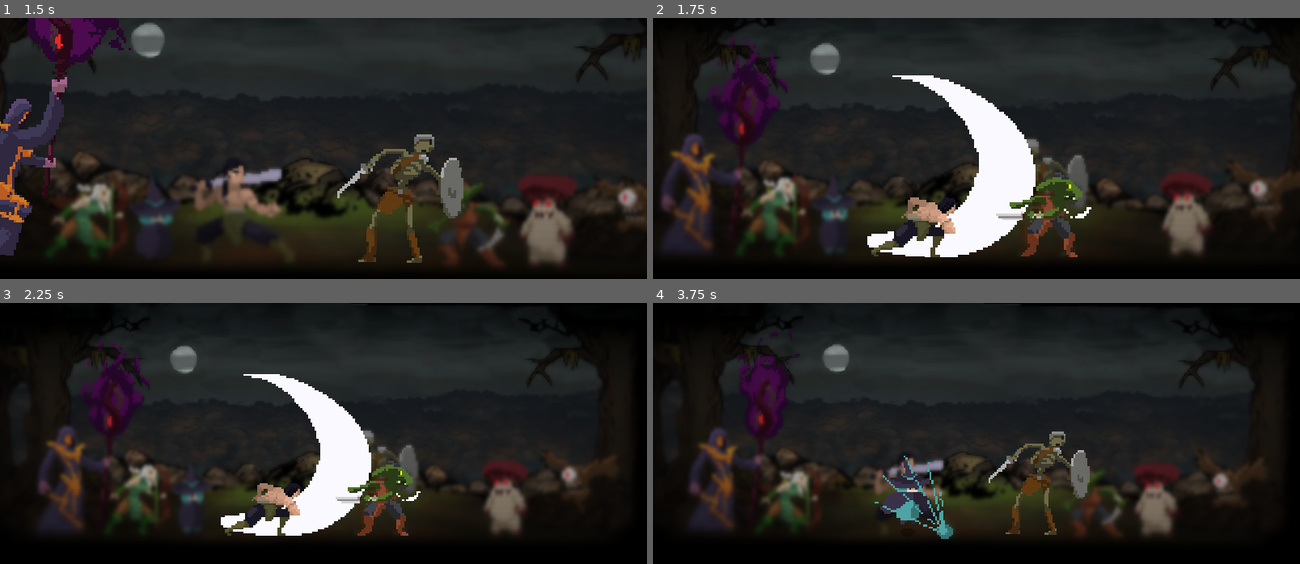
Above: before the commit, frames 1-4 (two rows, left to right).
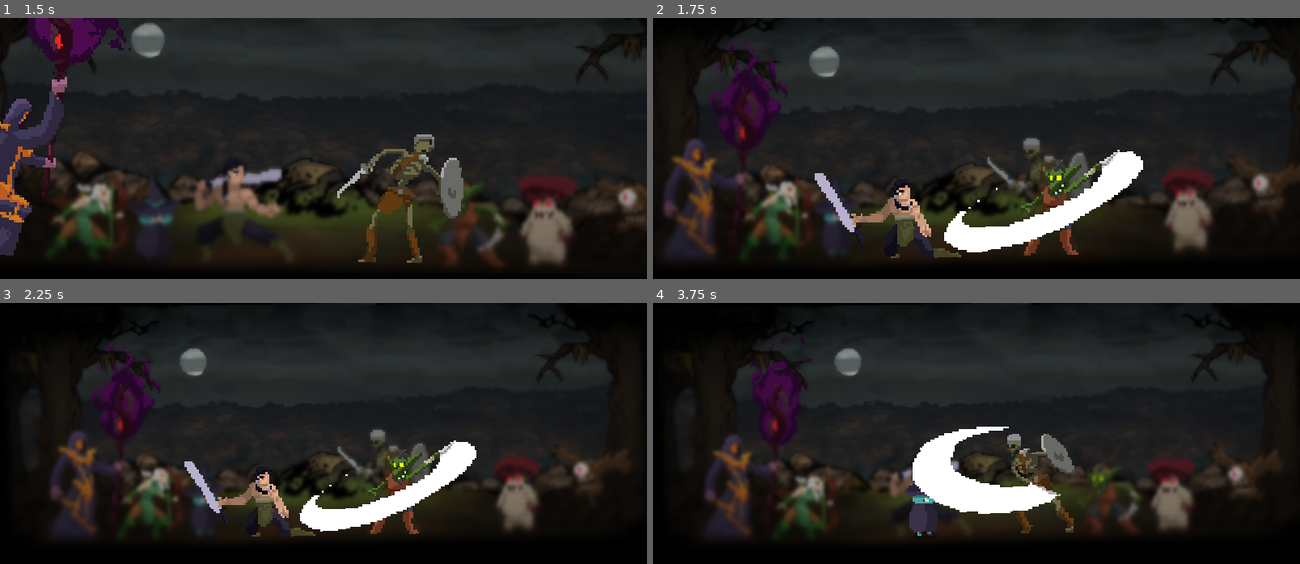
Above: after the commit, the same moments.

Repository: Jev-git/Godot-DarkestDungeon-CombatEffect
Game: Godot game, scene res://Scenes/Combat.tscn
The game is run twice, just before and just after one commit, with the same random seed, the same clock (stepped at 60 frames per second) and the same inputs.
Inputs:
- Up to frame 1 (1.5 s): tap Enter (ui_accept) at 0.5, 1.35 s; hold Enter (ui_accept) 0.53-1.28 s
- Up to frame 2 (1.75 s): tap Enter (ui_accept) at 1.52 s
- Up to frame 3 (2.25 s): tap Enter (ui_accept) at 1.82 s; hold Enter (ui_accept) from 2.03 s (still down)
- Up to frame 4 (3.75 s): release Enter (ui_accept) at 2.78 s; tap Enter (ui_accept) at 2.85, 3.02, 3.32 s; hold Enter (ui_accept) from 3.53 s (still down)

Frame 1 is identical in both runs. In frame 2, 15% of the frame differs, in the area x 1-100%, y 2-93%; in frame 3, 18%, in the area x 5-98%, y 0-90%; in frame 4, 17%.

Commit message:
- The attacking team is now random

Diff:
--- a/Scripts/CameraEffects/CameraPan.gd
+++ b/Scripts/CameraEffects/CameraPan.gd
@@ -17,4 +17,4 @@
 
 func _process(delta):
 	if m_bIsPanning:
-		m_nCamera.offset.x += delta * m_fPanSpeed * 1 if m_bIsPanningToTheRight else -1
+		m_nCamera.offset.x += delta * m_fPanSpeed * (1 if m_bIsPanningToTheRight else -1)
--- a/Scripts/CameraEffects/MoveUnits.gd
+++ b/Scripts/CameraEffects/MoveUnits.gd
@@ -12,10 +12,11 @@
 var m_nFreezeEnemyUnit: Unit
 var m_fFreezePlayerUnitOrigianlPos: Vector2
 var m_fFreezeEnemyUnitOrigianlPos: Vector2
+var m_bIsPlayerAttacking: bool
 
 signal moved
 
-func move_in():
+func move_in(_bIsPlayerAttacking: bool):
 	m_nFreezePlayerUnit = m_nPlayerTeam.get_child(randi() % 4)
 	m_nFreezeEnemyUnit = m_nEnemyTeam.get_child(randi() % 4)
 
@@ -30,29 +31,36 @@
 	for nUnit in m_nEnemyTeam.get_children():
 		nUnit.stop_anim()
 
-	m_nFreezePlayerUnit.play_anim("Skill1")
-	m_nFreezeEnemyUnit.play_anim("TakeDamage")
+	m_bIsPlayerAttacking = _bIsPlayerAttacking
+	if m_bIsPlayerAttacking:
+		m_nFreezePlayerUnit.play_anim("Skill1")
+		m_nFreezeEnemyUnit.play_anim("TakeDamage")
+	else:
+		m_nFreezeEnemyUnit.play_anim("Skill1")
+		m_nFreezePlayerUnit.play_anim("TakeDamage")
 
-	if m_nFreezePlayerUnit.is_melee_skill("Skill1"):
+	if (m_bIsPlayerAttacking and m_nFreezePlayerUnit.is_melee_skill("Skill1")) or \
+		(!m_bIsPlayerAttacking and m_nFreezeEnemyUnit.is_melee_skill("Skill1")):
 		m_nTween.interpolate_property(m_nFreezePlayerUnit, "position",
 									m_nFreezePlayerUnit.position, Vector2.ZERO,
 									m_fMoveInDuration, Tween.TRANS_SINE, Tween.EASE_IN_OUT)
 		m_nTween.interpolate_property(m_nFreezeEnemyUnit, "position",
 									m_nFreezeEnemyUnit.position, Vector2.ZERO,
 									m_fMoveInDuration, Tween.TRANS_SINE, Tween.EASE_IN_OUT)
-	m_nTween.start()
+		m_nTween.start()
 func move_out():
 	m_nFreezePlayerUnit.set_z_index(0)
 	m_nFreezeEnemyUnit.set_z_index(0)
 
-	if m_nFreezePlayerUnit.is_melee_skill("Skill1"):
+	if (m_bIsPlayerAttacking and m_nFreezePlayerUnit.is_melee_skill("Skill1")) or \
+		(!m_bIsPlayerAttacking and m_nFreezeEnemyUnit.is_melee_skill("Skill1")):
 		m_nTween.interpolate_property(m_nFreezePlayerUnit, "position",
 									m_nFreezePlayerUnit.position, m_fFreezePlayerUnitOrigianlPos,
 									m_fMoveOutDuration, Tween.TRANS_SINE, Tween.EASE_IN_OUT)
 		m_nTween.interpolate_property(m_nFreezeEnemyUnit, "position",
 									m_nFreezeEnemyUnit.position, m_fFreezeEnemyUnitOrigianlPos,
 									m_fMoveOutDuration, Tween.TRANS_SINE, Tween.EASE_IN_OUT)
-	m_nTween.start()
+		m_nTween.start()
 
 	for nUnit in m_nPlayerTeam.get_children():
 		nUnit.play_anim("Idle")
--- a/Scripts/CameraEffects/OnHitEffects.gd
+++ b/Scripts/CameraEffects/OnHitEffects.gd
@@ -23,11 +23,13 @@
 	if event is InputEventKey:
 		if event.is_action_pressed("ui_accept"):
 			if !m_bIsFreezing:
-				m_nMoveUnitsScript.move_in()
+				var bIsPlayerAttacking: bool = true if randf() > 0.5 else false
+
+				m_nMoveUnitsScript.move_in(bIsPlayerAttacking)
 				m_nCameraZoom.zoom_in()
 				m_nCameraShake.shake()
-				m_nCameraTilt.tilt(true)
-				m_nCameraPan.start(true)
+				m_nCameraTilt.tilt(bIsPlayerAttacking)
+				m_nCameraPan.start(bIsPlayerAttacking)
 
 				m_bIsFreezing = true
 				m_nVignette.visible = true
